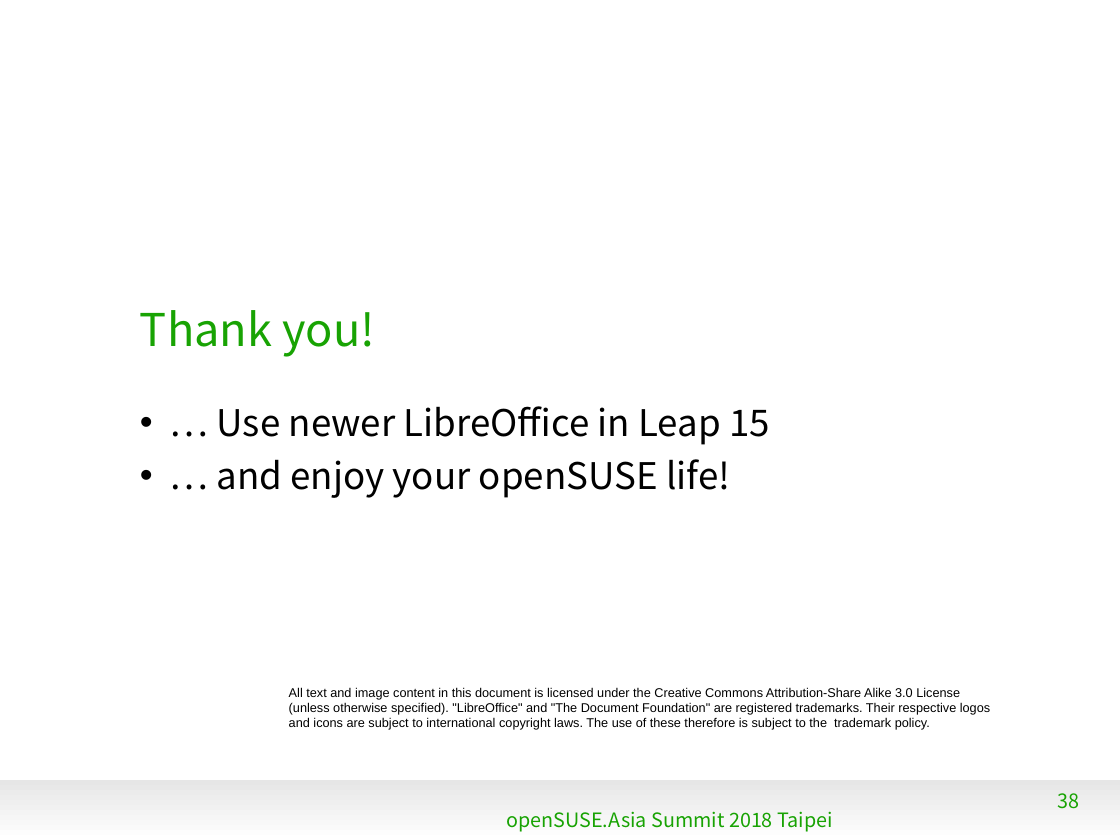
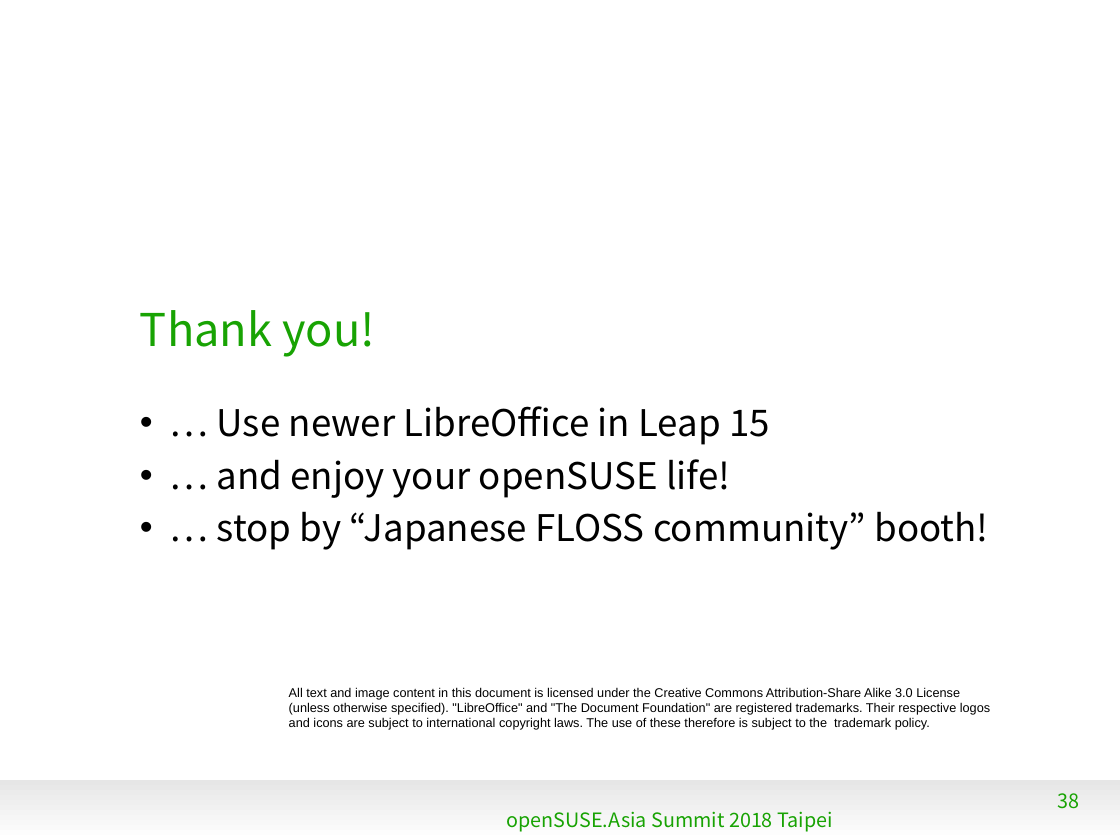
Before and after one commit to naruoga/KantoLibreOffice, a slide deck: slide 38 of 2018-08-openSUSEasia/LatestLibreOffice-openSUSEAsia2018.odp. Drawn at 1120x840 pixels with LibreOffice and Linux fonts; fonts in the diff are those of the drawing; background and template pictures are left out. Boxes give left, top, right and bottom in pixels: in the first picture for what was removed or moved away, otherwise in the second. Text is boxed around its words. In the diff, an @@ line names an element or a change of style, - is before the commit and + after.

```diff
--- a/2018-08-openSUSEasia/LatestLibreOffice-openSUSEAsia2018.odp
+++ b/2018-08-openSUSEasia/LatestLibreOffice-openSUSEAsia2018.odp
@@ text at (217,511,988,550): paragraph added @@
+• … stop by “Japanese FLOSS community” booth!
```
Also in this commit, not shown: 3 other slides changed.
